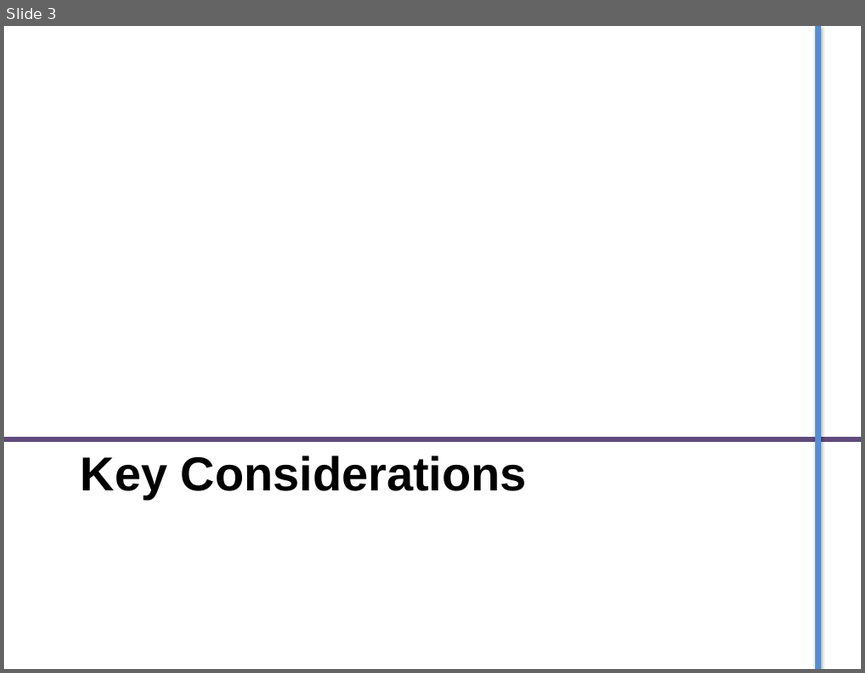
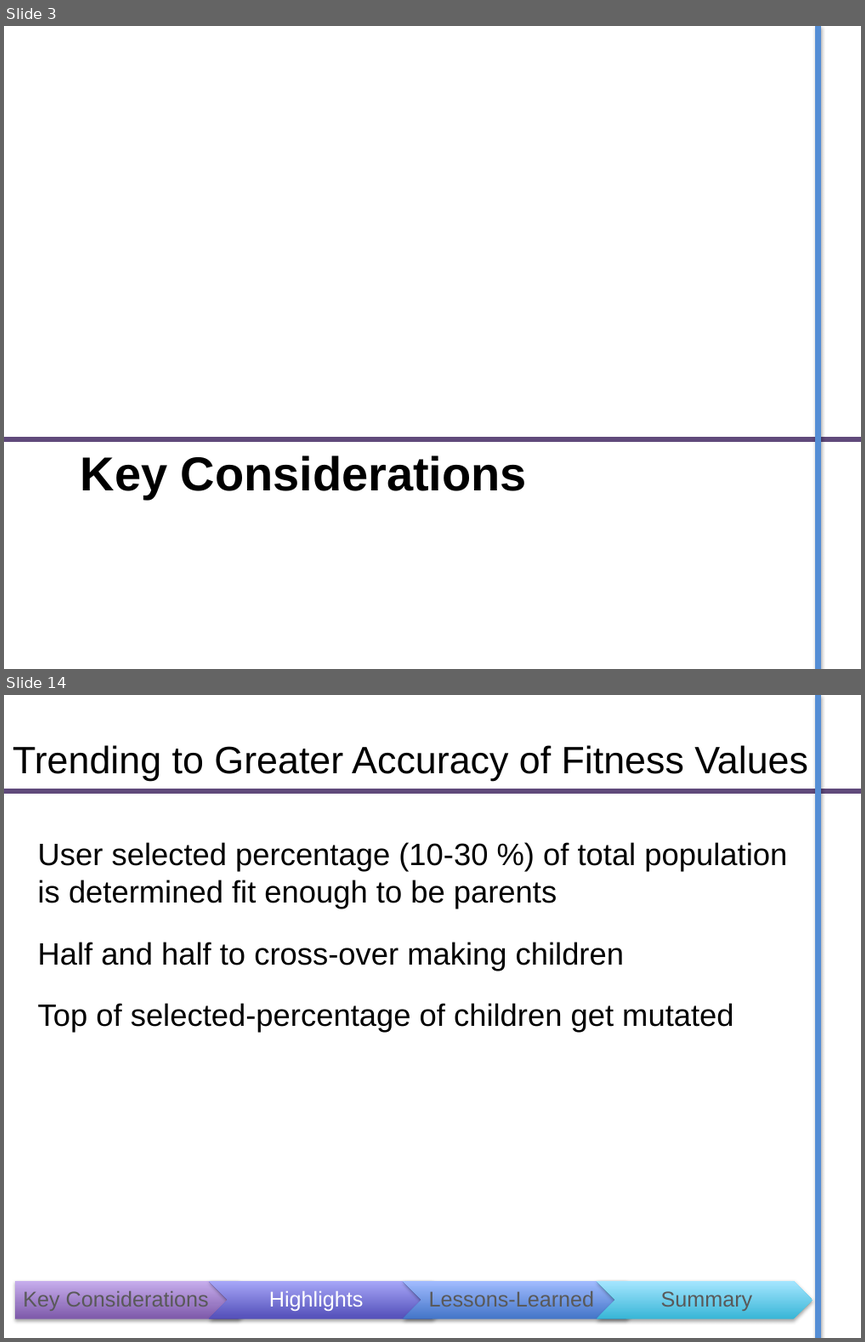
Before and after one commit to GP-Genie-Team/GPGenie, a slide deck: ProjectDoc/Project PPT.pptx. Shown one above the other, each under a label of ours: slide 3 before the commit, slides 3 and 14 after it; the slides between them are not shown. The pictures are 865x673 and 865x1342 pixels, drawn with LibreOffice and Linux fonts; fonts in the diff are those of the drawing. Boxes give left, top, right and bottom in pixels: in the first picture for what was removed or moved away, otherwise in the second. Text is boxed around its words. In the diff, an @@ line names an element or a change of style, - is before the commit and + after.

```diff
--- a/ProjectDoc/Project PPT.pptx
+++ b/ProjectDoc/Project PPT.pptx
@@ slide 14 added at bbox=[4, 695, 861, 1338], background #FFFFFF; not listed: 1 template element that a slide beside it also shows @@
@@ title added at bbox=[12, 745, 808, 781], 32 pt, text #000000 @@
+Trending to Greater Accuracy of Fitness Values
@@ line added from (4, 791) to (861, 791), #604A7B 4.5 pt @@
@@ text added at bbox=[38, 842, 787, 1032], 26 pt, text #000000 @@
+User selected percentage (10-30 %) of total population is determined fit enough to be parents
+Half and half to cross-over making children
+Top of selected-percentage of children get mutated
@@ pentagon arrow added at bbox=[14, 1280, 256, 1318], fill gradient #7F5BAB to #C8B0ED @@
@@ chevron added at bbox=[209, 1280, 451, 1318], fill gradient #544FBA to #AAA7F8 @@
@@ chevron added at bbox=[403, 1280, 645, 1318], fill gradient #4476C9 to #A4BDFF @@
@@ chevron added at bbox=[596, 1280, 812, 1318], fill gradient #39B7D8 to #A7E6FF @@
@@ text added at bbox=[23, 1291, 209, 1310], 18 pt, text #595959 @@
+Key Considerations
@@ text added at bbox=[269, 1291, 364, 1311], 18 pt, text #FFFFFF @@
+Highlights
@@ text added at bbox=[429, 1291, 595, 1306], 18 pt, text #595959 @@
+Lessons-Learned
@@ text added at bbox=[661, 1291, 753, 1310], 18 pt, text #595959 @@
+Summary
```
Also in this commit, not shown: 21 other slides added, 1 slide removed, 1 other file.
